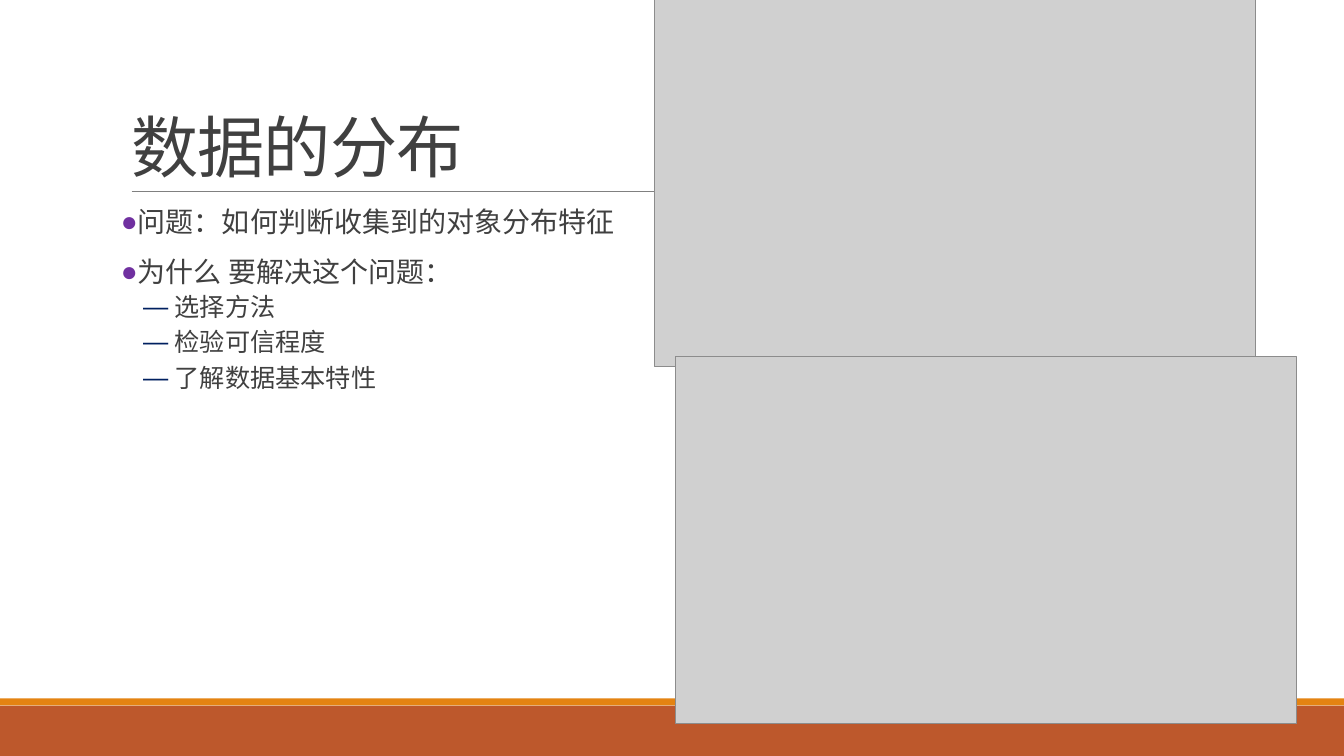
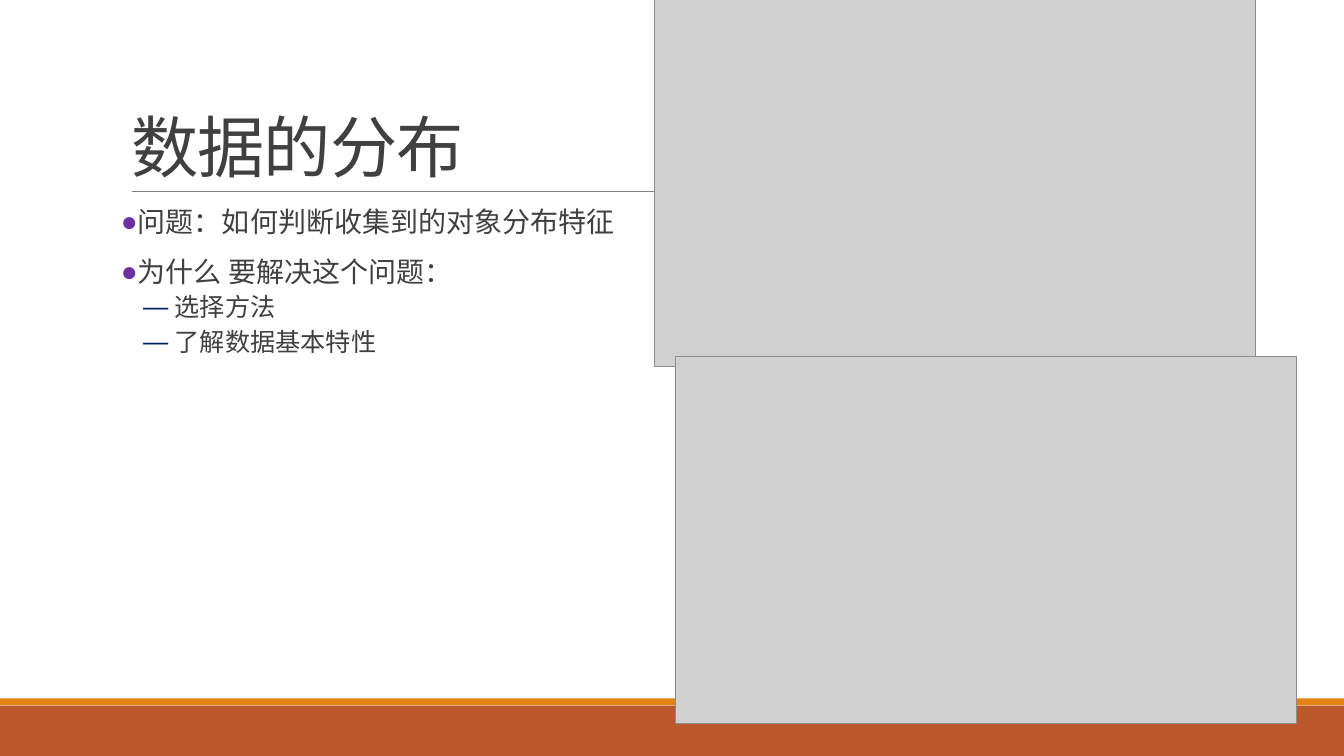
Before and after one commit to exoplanetX/DataAnalytics, a slide deck: slide 5 of 数据分析-4-非参数分析.pptx (slide 6 before the commit). Drawn at 1344x756 pixels with LibreOffice and Linux fonts; fonts in the diff are those of the drawing; grey boxes stand for pictures. Boxes give left, top, right and bottom in pixels: in the first picture for what was removed or moved away, otherwise in the second. Text is boxed around its words. In the diff, an @@ line names an element or a change of style, - is before the commit and + after.

```diff
--- a/数据分析-4-非参数分析.pptx
+++ b/数据分析-4-非参数分析.pptx
@@ text at (175, 330, 326, 353): paragraph removed @@
-  — 检验可信程度
```
Also in this commit, not shown: 6 other slides changed, 8 slides added, 3 slides removed.
